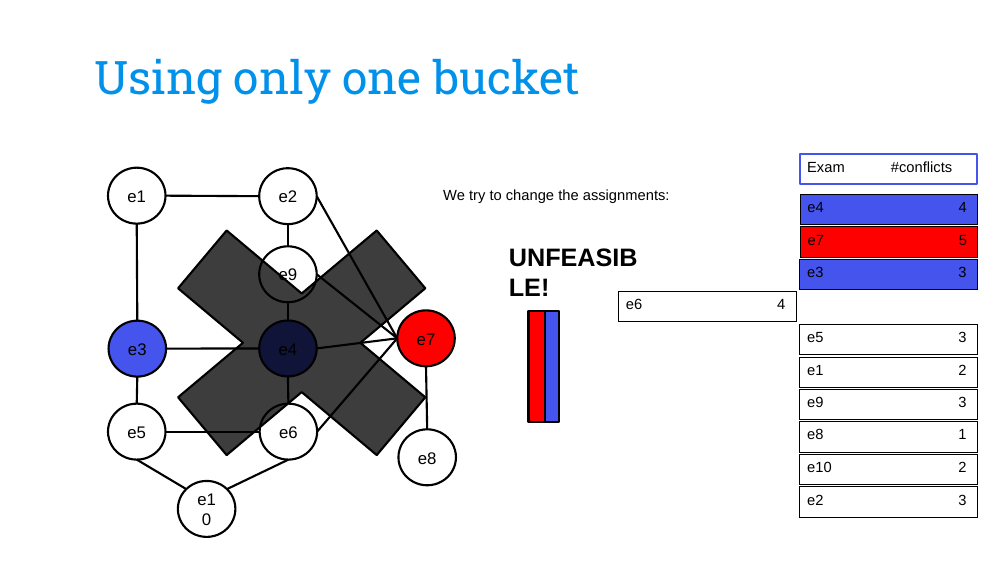
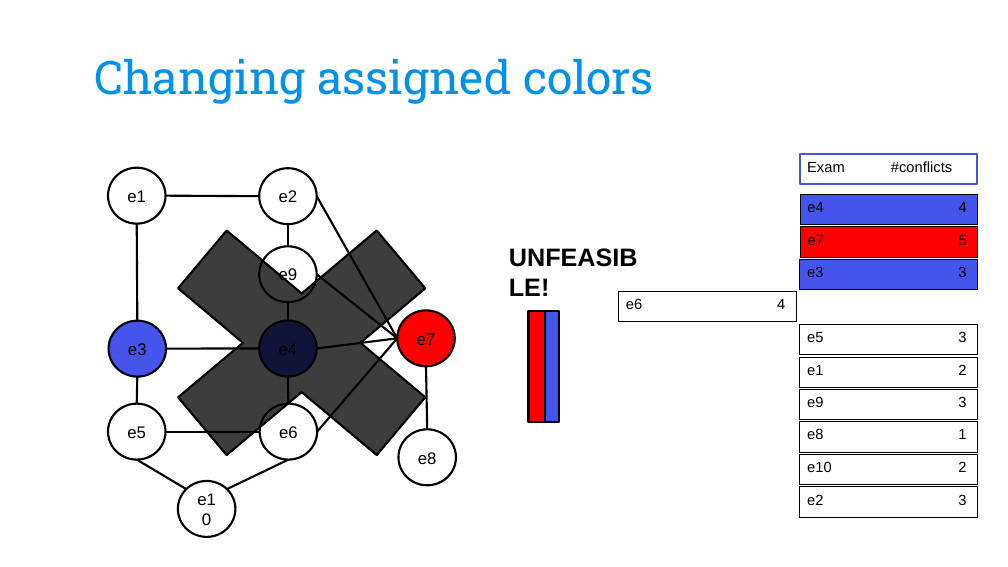
Before and after one commit to CarolinaBianchi/ETPsolver, a slide deck: slide 14 of Optimization/doc/ETPslides_OMAAL_group11.pptx. Drawn at 1008x567 pixels with LibreOffice and Linux fonts; fonts in the diff are those of the drawing; background and template pictures are left out. Boxes give left, top, right and bottom in pixels: in the first picture for what was removed or moved away, otherwise in the second. Text is boxed around its words. In the diff, an @@ line names an element or a change of style, - is before the commit and + after.

```diff
--- a/Optimization/doc/ETPslides_OMAAL_group11.pptx
+++ b/Optimization/doc/ETPslides_OMAAL_group11.pptx
@@ title at [94,58,654,104]: text changed @@
-Using only one bucket
+Changing assigned colors
@@ text removed at [443,189,670,203] @@
-We try to change the assignments:
```
Also in this commit, not shown: 15 other slides changed, 12 slides added, 4 slides removed.
